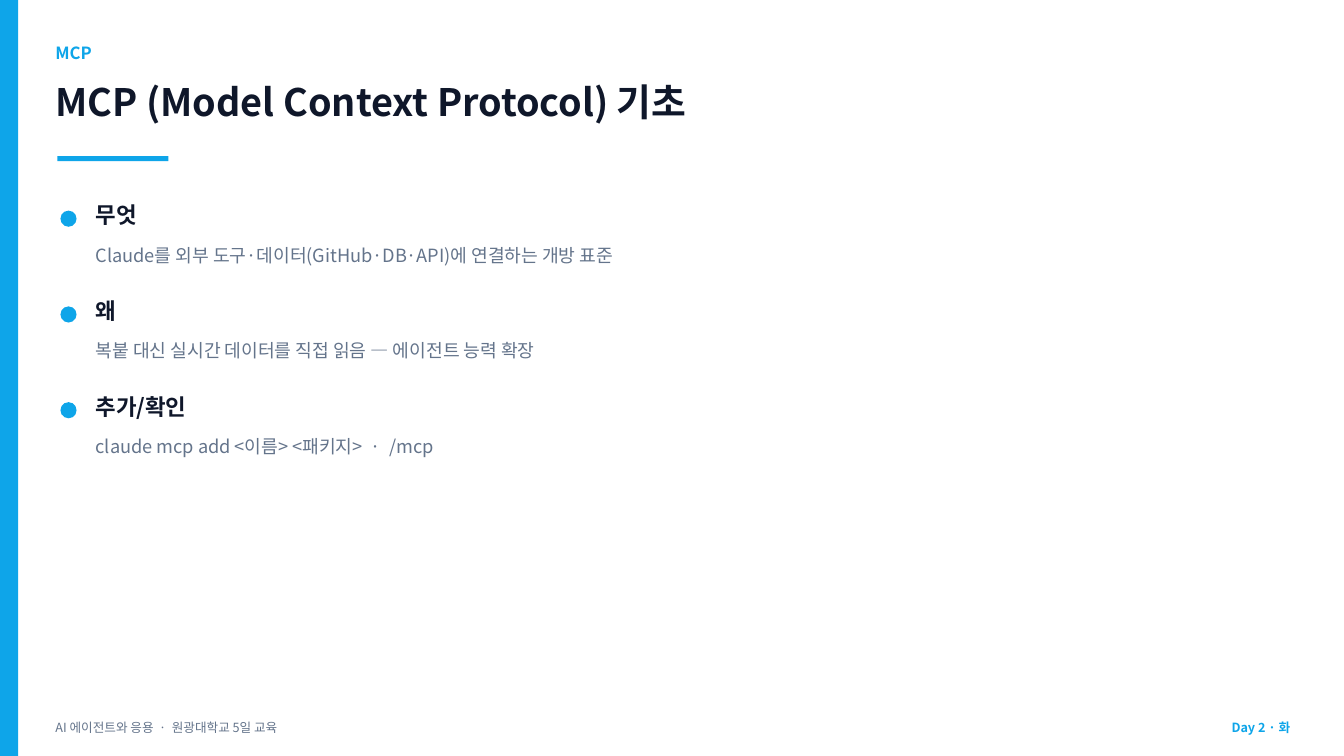
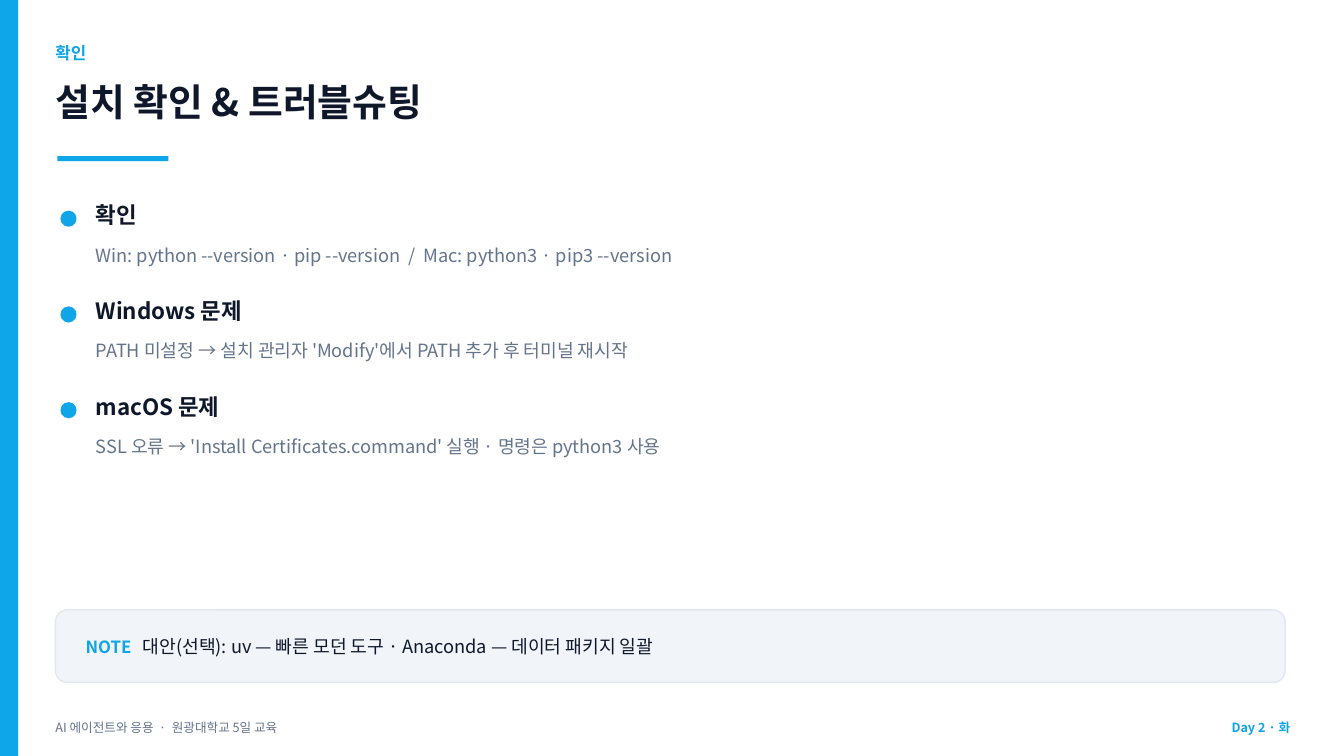
Before and after one commit to jyshin-22/wku-ai-agent-program, a slide deck: slide 21 of slides/day2.pptx (slide 28 before the commit). Drawn at 1344x756 pixels with LibreOffice and Linux fonts; fonts in the diff are those of the drawing. Boxes give left, top, right and bottom in pixels: in the first picture for what was removed or moved away, otherwise in the second. Text is boxed around its words. In the diff, an @@ line names an element or a change of style, - is before the commit and + after.

```diff
--- a/slides/day2.pptx
+++ b/slides/day2.pptx
@@ text at (55, 44, 86, 61): text changed @@
-MCP
+확인
@@ text at (55, 84, 422, 120): text changed @@
-MCP (Model Context Protocol) 기초
+설치 확인 & 트러블슈팅
@@ text at (96, 204, 137, 225): text changed @@
-무엇
+확인
@@ text at (96, 247, 673, 266): text changed @@
-Claude를 외부 도구·데이터(GitHub·DB·API)에 연결하는 개방 표준
+Win: python --version · pip --version / Mac: python3 · pip3 --version
@@ text at (96, 300, 242, 321): text changed @@
-왜
+Windows 문제
@@ text at (96, 342, 628, 361): text changed @@
-복붙 대신 실시간 데이터를 직접 읽음 — 에이전트 능력 확장
+PATH 미설정 → 설치 관리자 'Modify'에서 PATH 추가 후 터미널 재시작
@@ text at (96, 396, 219, 417): text changed @@
-추가/확인
+macOS 문제
@@ text at (96, 438, 660, 457): text changed @@
-claude mcp add <이름> <패키지> · /mcp
+SSL 오류 → 'Install Certificates.command' 실행 · 명령은 python3 사용
@@ rounded rectangle added at (55, 610, 1286, 683), fill #F1F5F9, outline #E2E8F0 1 pt @@
@@ text added at (86, 638, 653, 657), 13 pt, text #0F172A @@
+NOTE 대안(선택): uv — 빠른 모던 도구 · Anaconda — 데이터 패키지 일괄
```
Also in this commit, not shown: 15 other slides changed, 4 slides added, 7 other files.
